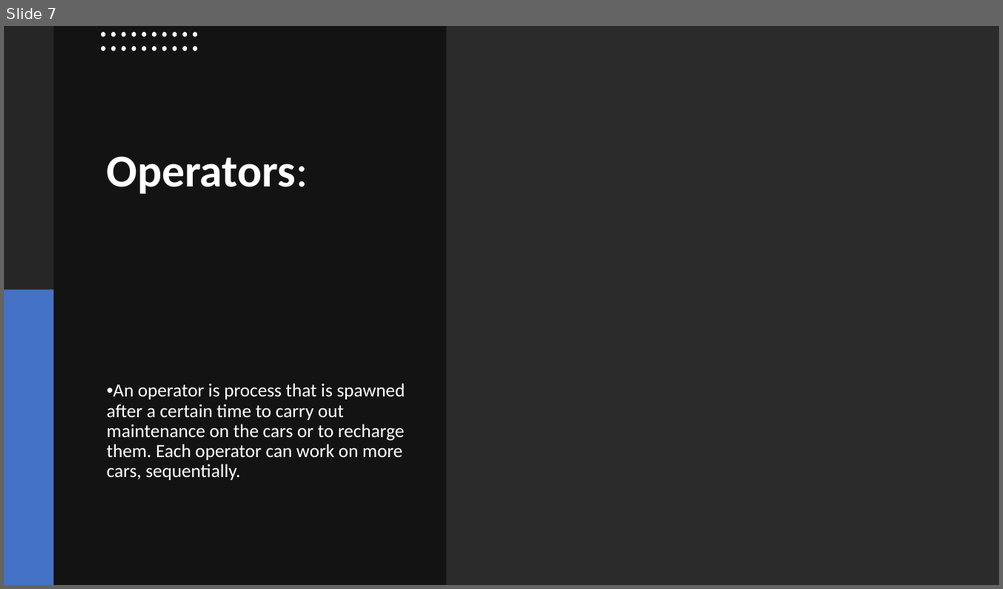
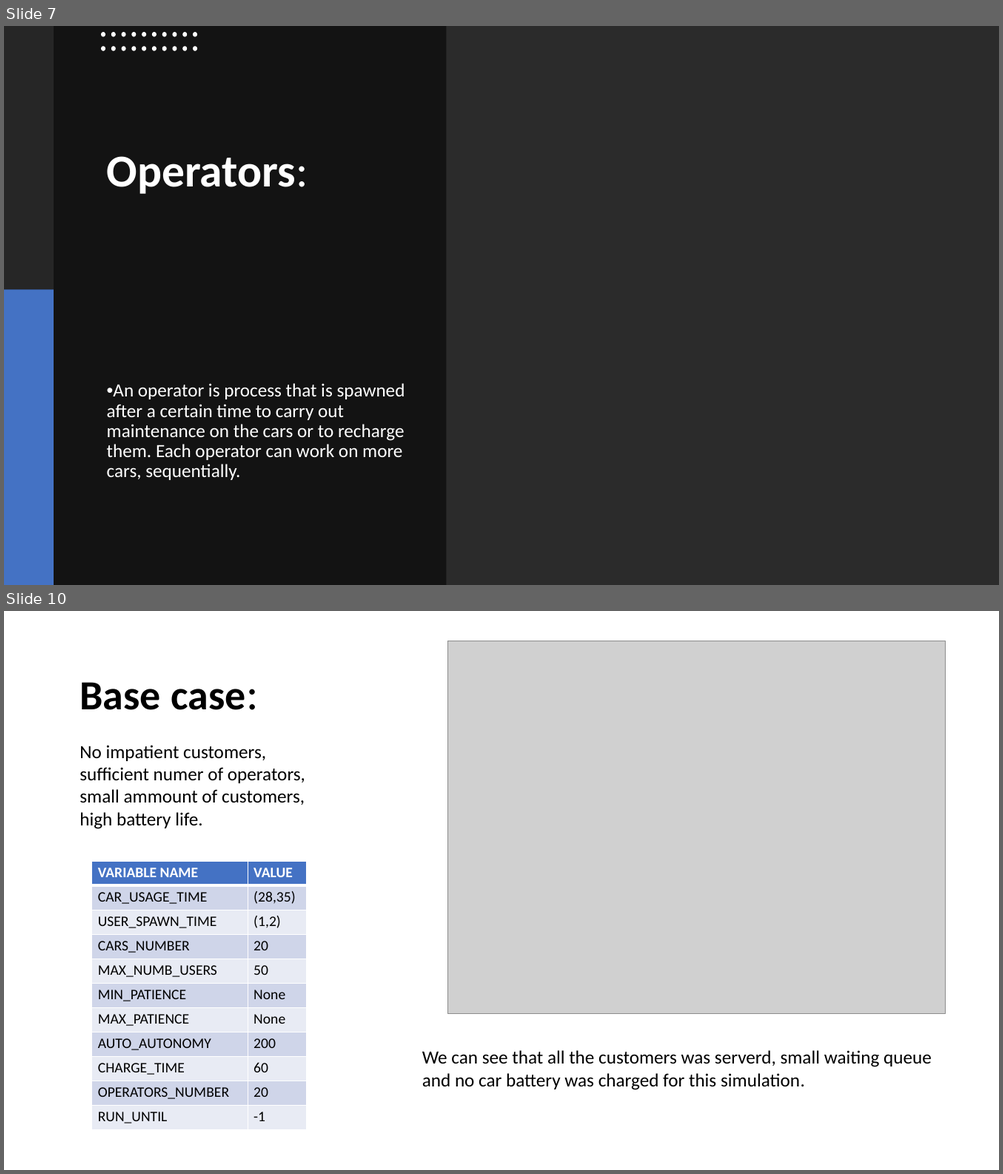
Before and after one commit to simone-rizzo/Car-sharing-model-simulation, a slide deck: Presentazione.pptx. Shown one above the other, each under a label of ours: slide 7 before the commit, slides 7 and 10 after it; the slides between them are not shown. The pictures are 1003x589 and 1003x1174 pixels, drawn with LibreOffice and Linux fonts; fonts in the diff are those of the drawing; grey boxes stand for pictures; background and template pictures are left out; a plain dark background stands for a picture behind light text. Boxes give left, top, right and bottom in pixels: in the first picture for what was removed or moved away, otherwise in the second. Text is boxed around its words. In the diff, an @@ line names an element or a change of style, - is before the commit and + after.

```diff
--- a/Presentazione.pptx
+++ b/Presentazione.pptx
@@ slide 10 added at (4, 611, 999, 1170), background #FFFFFF @@
@@ picture added at (448, 641, 945, 1014) @@
@@ title added at (79, 682, 246, 710), 40 pt, text #000000, bold @@
+Base case:
@@ text added at (79, 745, 305, 829), 18 pt, text #000000 @@
+No impatient customers, sufficient numer of operators, small ammount of customers, high battery life.
@@ table added at (92, 861, 306, 1130), 11 rows, 2 columns @@
+VARIABLE NAME | VALUE
+CAR_USAGE_TIME | (28,35)
+USER_SPAWN_TIME | (1,2)
+CARS_NUMBER | 20
+MAX_NUMB_USERS | 50
+MIN_PATIENCE | None
+MAX_PATIENCE | None
+AUTO_AUTONOMY | 200
+CHARGE_TIME | 60
+OPERATORS_NUMBER | 20
+RUN_UNTIL | -1
@@ text added at (422, 1051, 931, 1091), 18 pt, text #000000 @@
+We can see that all the customers was serverd, small waiting queue and no car battery was charged for this simulation.
```
Also in this commit, not shown: 2 slides changed, 8 other slides added, 12 other files.
